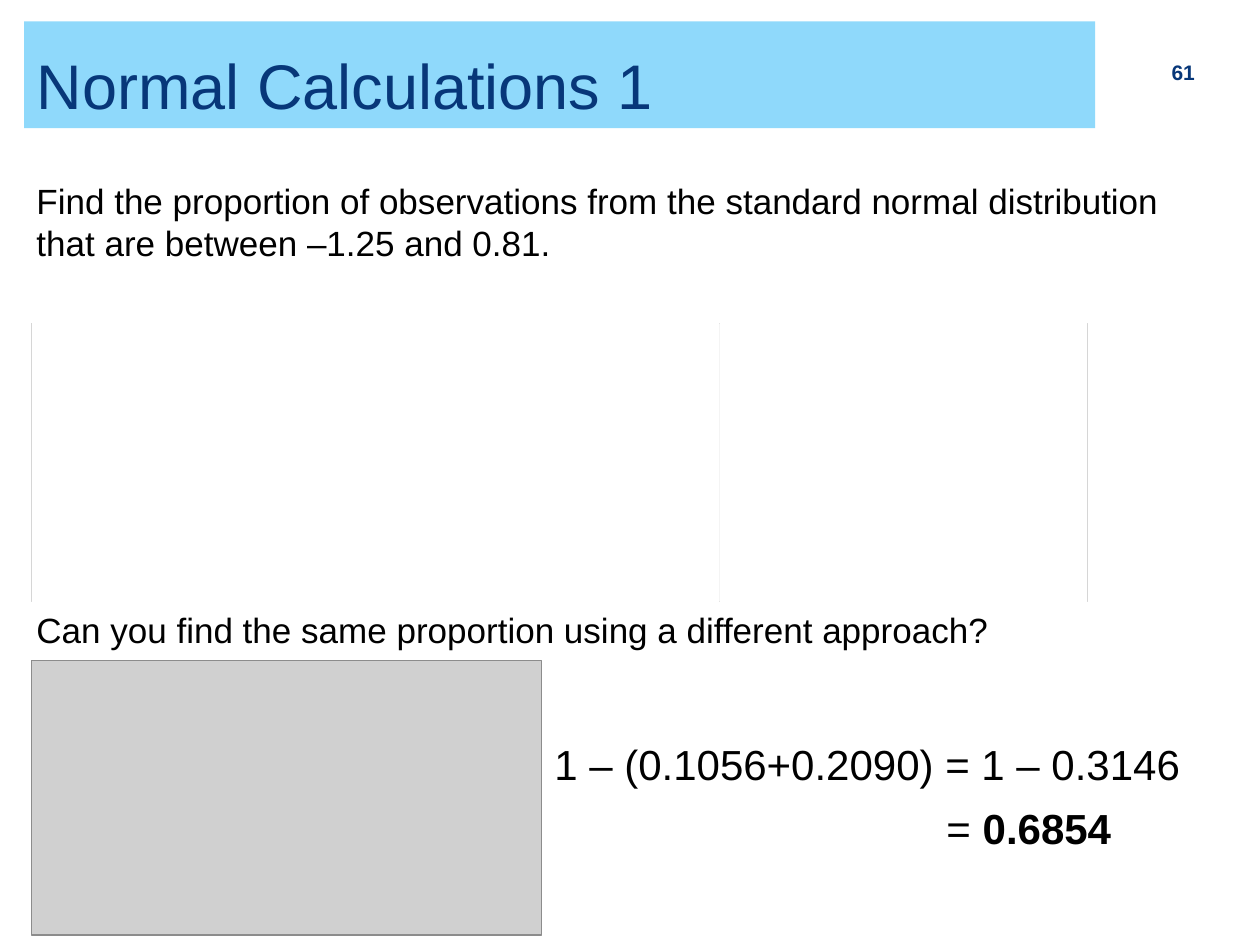
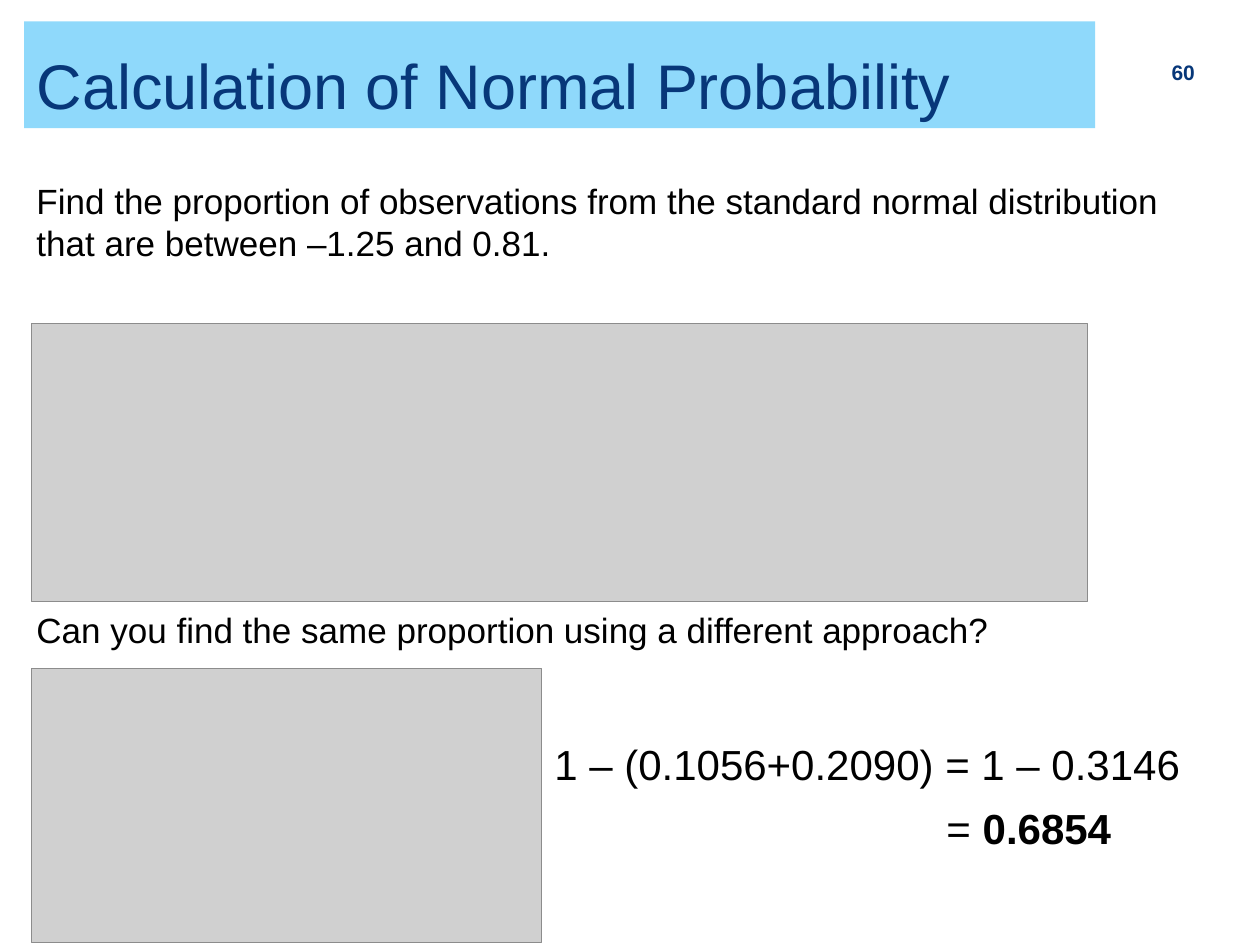
Before and after one commit to ZhiyangGeeZhou/ZhiyangGeeZhou.github.io, a slide deck: slide 60 of attach/UWM/UWM_PH702_2026Fall_Part01.pptx (slide 61 before the commit). Drawn at 1260x945 pixels with LibreOffice and Linux fonts; fonts in the diff are those of the drawing; grey boxes stand for pictures. Boxes give left, top, right and bottom in pixels: in the first picture for what was removed or moved away, otherwise in the second. Text is boxed around its words. In the diff, an @@ line names an element or a change of style, - is before the commit and + after.

```diff
--- a/attach/UWM/UWM_PH702_2026Fall_Part01.pptx
+++ b/attach/UWM/UWM_PH702_2026Fall_Part01.pptx
@@ title at bbox=[37, 63, 950, 120]: text changed @@
-Normal Calculations 1
+Calculation of Normal Probability
@@ page number at bbox=[1172, 65, 1195, 80]: text changed @@
-61
+60
@@ rectangle removed at bbox=[32, 316, 360, 610] @@
@@ rectangle removed at bbox=[360, 316, 721, 610] @@
@@ rectangle removed at bbox=[719, 316, 1087, 605] @@
@@ picture: place and size @@
-picture at bbox=[32, 660, 542, 935]
+picture at bbox=[32, 668, 542, 942]
```
Also in this commit, not shown: 1 other slide changed, 1 slide added, 5 slides removed.
